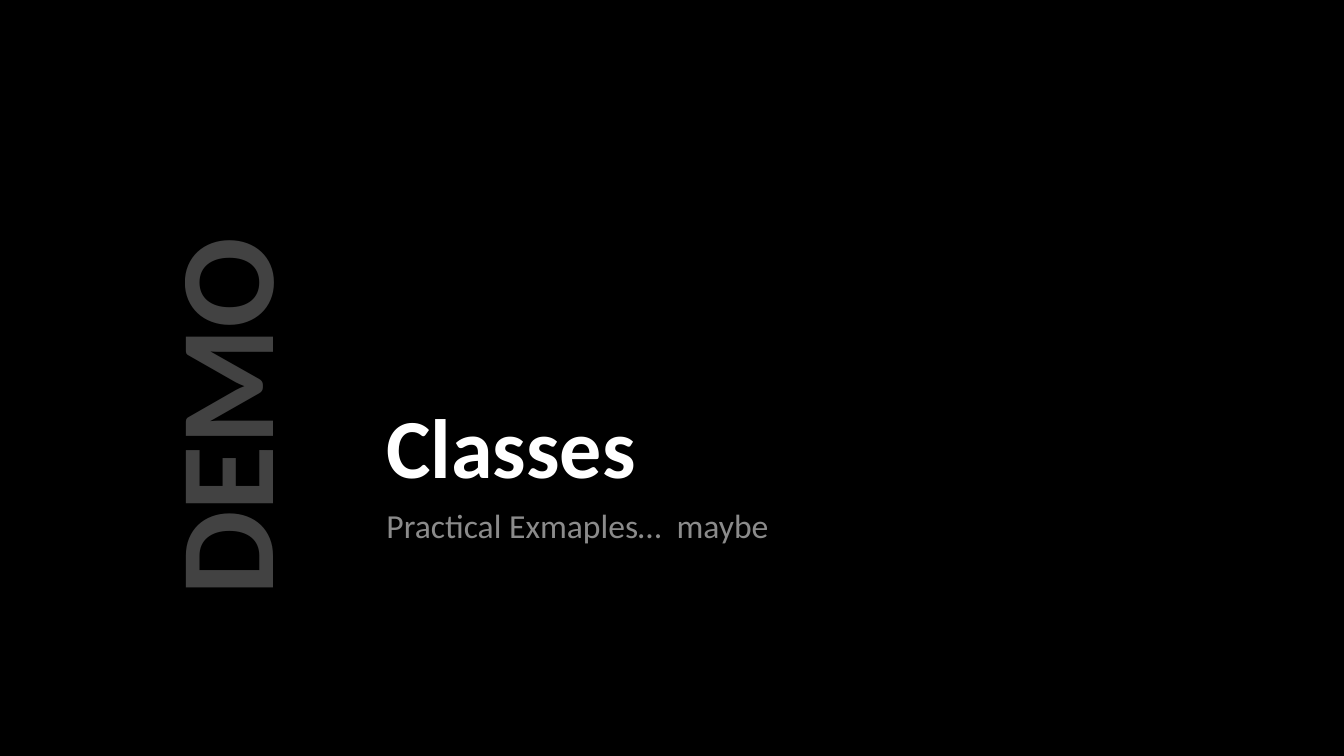
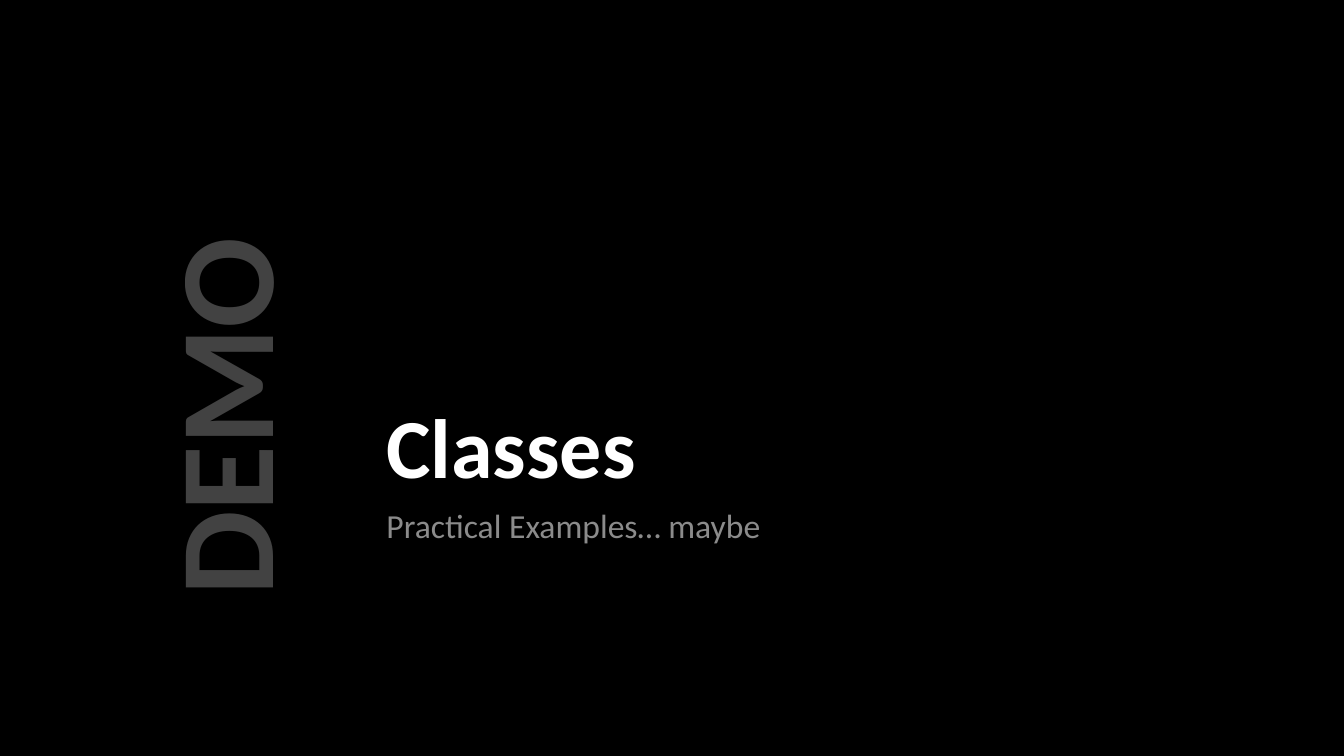
Before and after one commit to jpscripter/MMSMoA23, a slide deck: slide 10 of PowerShell Power-Up/PowerShell Power-Up.pptx (slide 6 before the commit). Drawn at 1344x756 pixels with LibreOffice and Linux fonts; fonts in the diff are those of the drawing; background and template pictures are left out. Boxes give left, top, right and bottom in pixels: in the first picture for what was removed or moved away, otherwise in the second. Text is boxed around its words. In the diff, an @@ line names an element or a change of style, - is before the commit and + after.

Commit message:
Expanded the Classes section

```diff
--- a/PowerShell Power-Up/PowerShell Power-Up.pptx
+++ b/PowerShell Power-Up/PowerShell Power-Up.pptx
@@ text at (386,514,760,544): text changed @@
-Practical Exmaples… maybe
+Practical Examples… maybe
```
Also in this commit, not shown: 3 other slides changed, 4 slides added.
